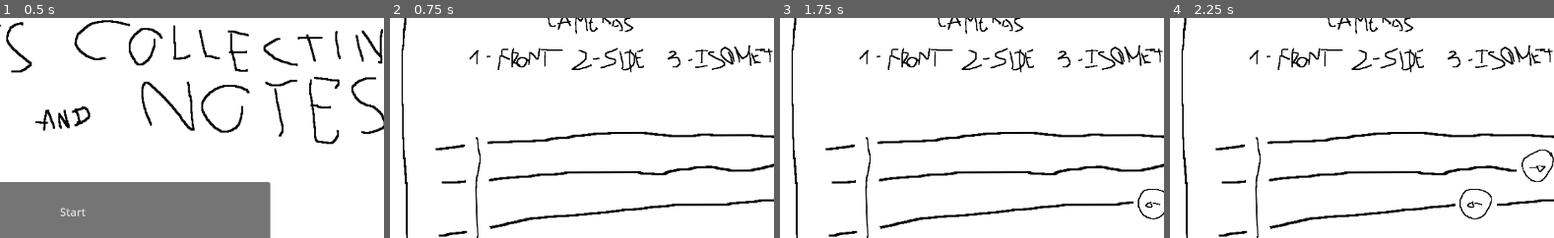
Above: before the commit, frames 1-4 (left to right).
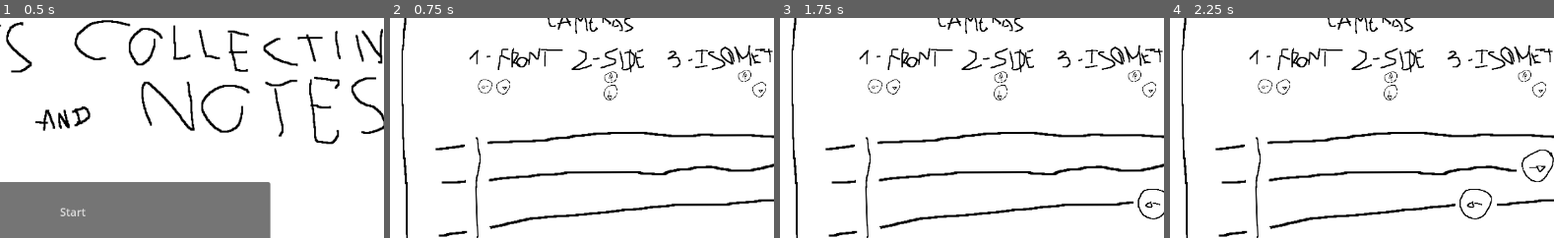
Above: after the commit, the same moments.

Repository: GoncaloP0710/Rhythm-Crane
Game: Godot game, scene res://menu.tscn
The game is run twice, just before and just after one commit, with the same random seed, the same clock (stepped at 60 frames per second) and the same inputs.
Inputs:
- Up to frame 1 (0.5 s): no input
- Up to frame 2 (0.75 s): click "Start" at 0.5 s
- Up to frame 3 (1.75 s): hold W (up) from 1.28 s (still down); tap 1 (camera1) at 1.35 s; tap Space (ui_select) at 1.52 s
- Up to frame 4 (2.25 s): keep holding W (up); tap 2 (camera2) at 2.1 s
The pictures show only the part of the screen within x 42-92%, y 7-57%; the shares and areas given below are measured in that part.

Frame 1 is identical in both runs. In frame 2, 0.5% of the frame differs, in the area x 22-98%, y 23-38%; in frame 3, 0.5%; in frame 4, 0.5%.

Commit message:
Camere work updated

Diff:
--- a/game.tscn
+++ b/game.tscn
@@ -15,6 +15,10 @@
 [ext_resource type="PackedScene" uid="uid://dmoi52557pvp7" path="res://scenes/actors/note.tscn" id="12_inc5r"]
 [ext_resource type="Script" path="res://scripts/note_spawner.gd" id="14_f3bmo"]
 [ext_resource type="Script" path="res://scripts/score.gd" id="14_ql8yf"]
+[ext_resource type="Texture2D" uid="uid://b8nsre1irb1b0" path="res://textures/left.png" id="16_y2uy1"]
+[ext_resource type="Texture2D" uid="uid://dpfs0wuwt6w35" path="res://textures/down.png" id="17_u6vio"]
+[ext_resource type="Texture2D" uid="uid://dmgeurhys7ds1" path="res://textures/up.png" id="18_k0td0"]
+[ext_resource type="Texture2D" uid="uid://bxg4pyfd8al3h" path="res://textures/right.png" id="19_t6fjb"]
 
 [node name="gameFrontView" type="Node2D"]
 
@@ -98,6 +102,36 @@
 scroll_active = false
 script = ExtResource("14_ql8yf")
 
+[node name="LeftFront" type="Sprite2D" parent="."]
+position = Vector2(44, -179)
+scale = Vector2(0.208333, 0.21509)
+texture = ExtResource("16_y2uy1")
+
+[node name="RightFront" type="Sprite2D" parent="."]
+position = Vector2(70, -178)
+scale = Vector2(0.208333, 0.21509)
+texture = ExtResource("19_t6fjb")
+
+[node name="DownSide" type="Sprite2D" parent="."]
+position = Vector2(227, -169)
+scale = Vector2(0.208333, 0.21509)
+texture = ExtResource("17_u6vio")
+
+[node name="UpSide" type="Sprite2D" parent="."]
+position = Vector2(227, -192)
+scale = Vector2(0.208333, 0.21509)
+texture = ExtResource("18_k0td0")
+
+[node name="UpIsometric" type="Sprite2D" parent="."]
+position = Vector2(423, -194)
+scale = Vector2(0.208333, 0.21509)
+texture = ExtResource("18_k0td0")
+
+[node name="RightIsometric" type="Sprite2D" parent="."]
+position = Vector2(445, -174)
+scale = Vector2(0.208333, 0.21509)
+texture = ExtResource("19_t6fjb")
+
 [connection signal="camera_position_changed" from="CraneMachine" to="Claw" method="_on_crane_machine_camera_position_changed"]
 [connection signal="tux_captured" from="CraneMachine" to="score" method="_on_crane_machine_tux_captured"]
 [connection signal="position_changed" from="Claw" to="CraneMachine" method="_on_claw_position_changed"]
--- a/scripts/claw.gd
+++ b/scripts/claw.gd
@@ -58,11 +58,11 @@
 
 func _on_note_move_claw(direction: String) -> void:
 	# Collect inputs when a key is pressed (not held)
-	if direction == "left" && (cameraPos == 1 || cameraPos == 3) :
+	if direction == "left" && (cameraPos == 1) :
 		input_queue.append(Vector2(-1, 0))
 	elif direction == "right" && (cameraPos == 1 || cameraPos == 3) :
 		input_queue.append(Vector2(1, 0))
 	elif direction == "up" && (cameraPos == 2 || cameraPos == 3) :
 		input_queue.append(Vector2(0, -1))
-	elif direction == "down" && (cameraPos == 2 || cameraPos == 3) :
+	elif direction == "down" && (cameraPos == 2) :
 		input_queue.append(Vector2(0, 1))
Not shown: 1 places in game.tscn that only renumber resources
